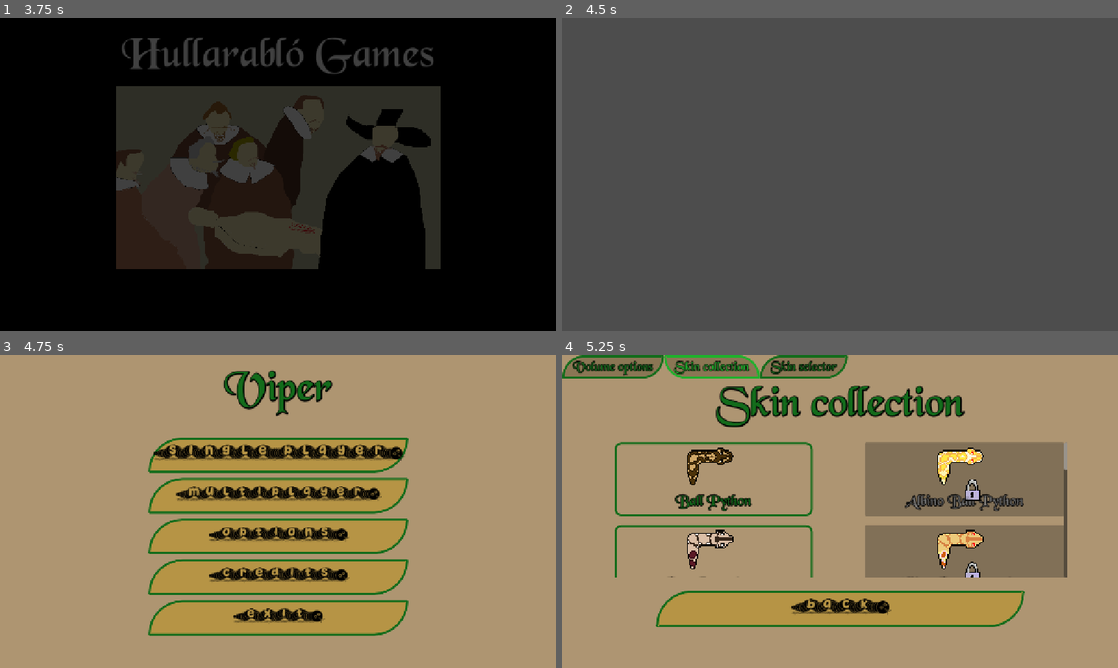
Above: before the commit, frames 1-4 (two rows, left to right).
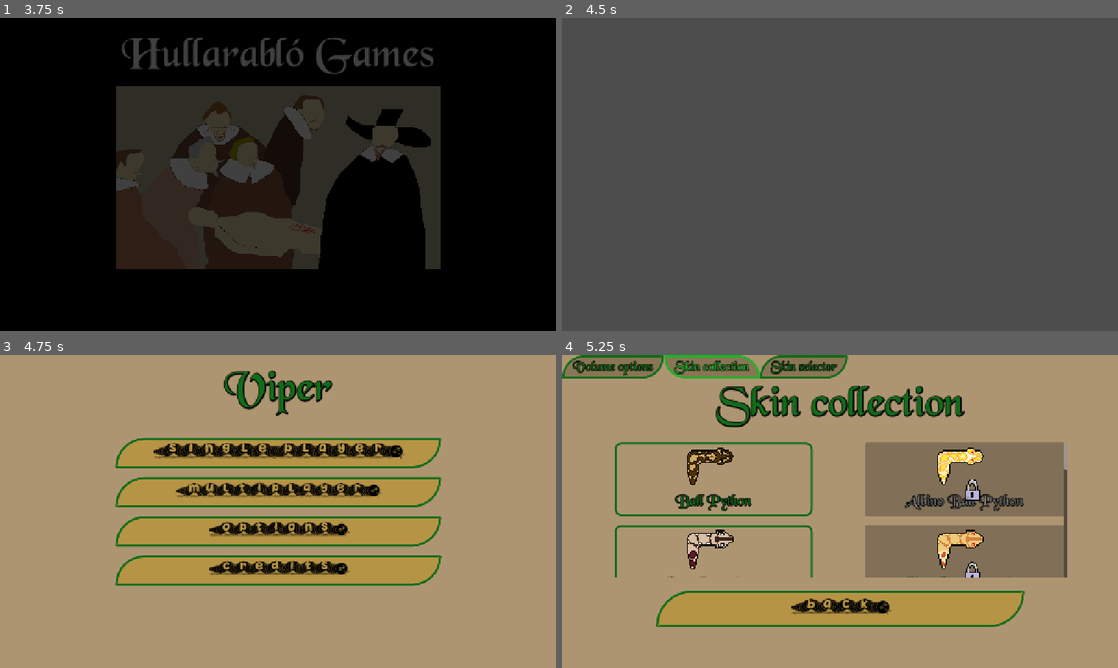
Above: after the commit, the same moments.

Repository: B-nce/Snake
Game: Godot game, scene res://scenes/logo_splash_scene/logo.tscn
The game is run twice, just before and just after one commit, with the same random seed, the same clock (stepped at 60 frames per second) and the same inputs.
Inputs:
- Up to frame 1 (3.75 s): tap Enter at 0.5, 2.75 s; tap Space at 2 s
- Up to frame 2 (4.5 s): tap Space at 4.25 s
- Up to frame 3 (4.75 s): no input
- Up to frame 4 (5.25 s): click "(Options)" at 5 s

Frames 1-2 are identical in both runs. In frame 3, 23% of the frame differs, in the area x 20-80%, y 26-90%; in frame 4, nothing differs.

Commit message:
day 0 fixes

Diff:
--- a/snake/scenes/level_5/level_5.tscn
+++ b/snake/scenes/level_5/level_5.tscn
@@ -53,7 +53,4 @@
 [node name="FirstApple" parent="Level" index="12"]
 position = Vector2(144, 160)
 
-[node name="PauseScene" parent="Level" index="13"]
-visible = false
-
 [editable path="Level"]
--- a/snake/scenes/level_6/level_6.tscn
+++ b/snake/scenes/level_6/level_6.tscn
@@ -54,9 +54,6 @@
 [node name="FirstApple" parent="Level" index="12"]
 position = Vector2(144, 160)
 
-[node name="PauseScene" parent="Level" index="13"]
-visible = false
-
 [node name="LevelTheme" parent="Level" index="14"]
 stream = ExtResource("2_40yeo")
 
--- a/snake/scenes/main_menu_scene/main_menu.tscn
+++ b/snake/scenes/main_menu_scene/main_menu.tscn
@@ -57,16 +57,17 @@
 anchor_right = 0.5
 anchor_bottom = 0.5
 offset_left = -299.0
-offset_top = -171.0
+offset_top = -165.0
 offset_right = 299.0
-offset_bottom = 285.0
+offset_bottom = 165.0
 grow_horizontal = 2
 grow_vertical = 2
-theme_override_constants/separation = 12
+theme_override_constants/separation = 20
 
 [node name="Button" type="Button" parent="VBoxContainer"]
+custom_minimum_size = Vector2(750, 70)
 layout_mode = 2
-size_flags_vertical = 3
+size_flags_vertical = 6
 focus_mode = 0
 theme_override_colors/font_hover_color = Color(0.0745098, 0.423529, 0.105882, 1)
 theme_override_colors/font_color = Color(0, 0, 0, 1)
@@ -80,8 +81,9 @@
 text = "(Single Player)"
 
 [node name="Button2" type="Button" parent="VBoxContainer"]
+custom_minimum_size = Vector2(750, 70)
 layout_mode = 2
-size_flags_vertical = 3
+size_flags_vertical = 6
 focus_mode = 0
 theme_override_colors/font_hover_color = Color(0.0745098, 0.423529, 0.105882, 1)
 theme_override_colors/font_color = Color(0, 0, 0, 1)
@@ -95,8 +97,9 @@
 text = "(multiplayer)"
 
 [node name="Button3" type="Button" parent="VBoxContainer"]
+custom_minimum_size = Vector2(750, 70)
 layout_mode = 2
-size_flags_vertical = 3
+size_flags_vertical = 6
 focus_mode = 0
 theme_override_colors/font_hover_color = Color(0.0745098, 0.423529, 0.105882, 1)
 theme_override_colors/font_color = Color(0, 0, 0, 1)
@@ -110,8 +113,9 @@
 text = "(Options)"
 
 [node name="Button4" type="Button" parent="VBoxContainer"]
+custom_minimum_size = Vector2(750, 70)
 layout_mode = 2
-size_flags_vertical = 3
+size_flags_vertical = 6
 focus_mode = 0
 theme_override_colors/font_hover_color = Color(0.0745098, 0.423529, 0.105882, 1)
 theme_override_colors/font_color = Color(0, 0, 0, 1)
@@ -123,21 +127,6 @@
 theme_override_styles/pressed = SubResource("StyleBoxFlat_06t4h")
 theme_override_styles/normal = SubResource("StyleBoxFlat_rhts7")
 text = "(Credits)"
-
-[node name="Button5" type="Button" parent="VBoxContainer"]
-layout_mode = 2
-size_flags_vertical = 3
-focus_mode = 0
-theme_override_colors/font_hover_color = Color(0.0745098, 0.423529, 0.105882, 1)
-theme_override_colors/font_color = Color(0, 0, 0, 1)
-theme_override_colors/font_focus_color = Color(0.0745098, 0.423529, 0.105882, 1)
-theme_override_colors/font_pressed_color = Color(0, 0, 0, 1)
-theme_override_fonts/font = ExtResource("1_7vrkn")
-theme_override_font_sizes/font_size = 50
-theme_override_styles/hover = SubResource("StyleBoxFlat_06t4h")
-theme_override_styles/pressed = SubResource("StyleBoxFlat_06t4h")
-theme_override_styles/normal = SubResource("StyleBoxFlat_rhts7")
-text = "(Exit)"
 
 [node name="Label" type="Label" parent="."]
 layout_mode = 1
@@ -160,4 +149,3 @@
 [connection signal="pressed" from="VBoxContainer/Button2" to="." method="_on_multi_player_pressed"]
 [connection signal="pressed" from="VBoxContainer/Button3" to="." method="_on_options_pressed"]
 [connection signal="pressed" from="VBoxContainer/Button4" to="." method="_on_credits_pressed"]
-[connection signal="pressed" from="VBoxContainer/Button5" to="." method="_on_exit_pressed"]
--- a/snake/scenes/options_scene/options.gd
+++ b/snake/scenes/options_scene/options.gd
@@ -42,8 +42,9 @@
 func build_list() -> void:
 	var i: int = 0
 	for child: SnakeSkinPanel in %ContainerColumn.get_children():
-		skin_dictionary[i] = child.skin_path
-		i += 1
+		if !child.get_button_disability():
+			skin_dictionary[i] = child.skin_path
+			i += 1
 	for child: SnakeSkinPanel in %ContainerColumn2.get_children():
 		if !child.get_button_disability():
 			skin_dictionary[i] = child.skin_path
--- a/snake/scenes/options_scene/options.tscn
+++ b/snake/scenes/options_scene/options.tscn
@@ -219,33 +219,9 @@
 theme_override_icons/checked = ExtResource("4_xwbtl")
 theme_override_icons/unchecked = ExtResource("5_hxipp")
 
-[node name="HBoxContainer3" type="HBoxContainer" parent="TabContainer/Volume options/VBoxContainer"]
-layout_mode = 2
-
-[node name="Label4" type="Label" parent="TabContainer/Volume options/VBoxContainer/HBoxContainer3"]
-layout_mode = 2
-size_flags_vertical = 1
-theme_override_colors/font_color = Color(0.0745098, 0.423529, 0.105882, 1)
-theme_override_colors/font_shadow_color = Color(0, 0, 0, 1)
-theme_override_constants/shadow_outline_size = 10
-theme_override_fonts/font = ExtResource("1_biovg")
-theme_override_font_sizes/font_size = 40
-text = "Resolution:"
-
-[node name="Resolutions" type="OptionButton" parent="TabContainer/Volume options/VBoxContainer/HBoxContainer3"]
-layout_mode = 2
-selected = 2
-item_count = 3
-popup/item_0/text = "1920 x 1080"
-popup/item_0/id = 0
-popup/item_1/text = "1600 x 900"
-popup/item_1/id = 1
-popup/item_2/text = "1280 x 720"
-popup/item_2/id = 2
-
 [node name="BackButton" type="Button" parent="TabContainer/Volume options/VBoxContainer"]
 layout_mode = 2
-size_flags_vertical = 3
+size_flags_vertical = 6
 focus_mode = 0
 theme_override_colors/font_hover_color = Color(0.0745098, 0.423529, 0.105882, 1)
 theme_override_colors/font_color = Color(0, 0, 0, 1)
@@ -532,7 +508,6 @@
 
 [connection signal="value_changed" from="TabContainer/Volume options/VBoxContainer/HBoxContainer/VolumeSlider" to="." method="_on_h_slider_value_changed"]
 [connection signal="toggled" from="TabContainer/Volume options/VBoxContainer/HBoxContainer2/MuteBox" to="." method="_on_check_box_toggled"]
-[connection signal="item_selected" from="TabContainer/Volume options/VBoxContainer/HBoxContainer3/Resolutions" to="." method="_on_resolutions_item_selected"]
 [connection signal="pressed" from="TabContainer/Volume options/VBoxContainer/BackButton" to="." method="_on_back_button_pressed"]
 [connection signal="pressed" from="TabContainer/Skin collection/BackButton" to="." method="_on_back_button_pressed"]
 [connection signal="pressed" from="TabContainer/Skin selector/BackButton" to="." method="_on_back_button_pressed"]
--- a/snake/scenes/player/player.gd
+++ b/snake/scenes/player/player.gd
@@ -141,6 +141,7 @@
 
 
 func _take_damage() -> void:
+	$CollisionSound.play()
 	health_points -= 1
 	if health_points <= 0:
 		%Stars.visible = true
--- a/snake/scenes/player/player.tscn
+++ b/snake/scenes/player/player.tscn
@@ -1,8 +1,9 @@
-[gd_scene load_steps=9 format=3 uid="uid://iocv5fo1fth5"]
+[gd_scene load_steps=10 format=3 uid="uid://iocv5fo1fth5"]
 
 [ext_resource type="Script" uid="uid://chxrivw74ah0o" path="res://scenes/player/player.gd" id="1_onrkg"]
 [ext_resource type="PackedScene" uid="uid://gvkc474jnny4" path="res://scenes/stars/stars.tscn" id="2_dovo2"]
 [ext_resource type="AudioStream" uid="uid://bn8mxkyv113ms" path="res://assets/sounds/apple_eaten.wav" id="3_gmlin"]
+[ext_resource type="AudioStream" uid="uid://ds3x7702imm1k" path="res://assets/sounds/collision.wav" id="4_0owmy"]
 [ext_resource type="AudioStream" uid="uid://bbuo5tdm8okbm" path="res://assets/sounds/turn_1.wav" id="4_75vfm"]
 [ext_resource type="AudioStream" uid="uid://cbrfltesyhevb" path="res://assets/sounds/turn_2.wav" id="5_0owmy"]
 [ext_resource type="AudioStream" uid="uid://epxdxvryp3yf" path="res://assets/sounds/turn_3.wav" id="6_qek5x"]
@@ -39,6 +40,9 @@
 [node name="EatingSound" type="AudioStreamPlayer" parent="."]
 stream = ExtResource("3_gmlin")
 
+[node name="CollisionSound" type="AudioStreamPlayer" parent="."]
+stream = ExtResource("4_0owmy")
+
 [node name="DirectionChangeSound" type="AudioStreamPlayer" parent="."]
 stream = SubResource("AudioStreamRandomizer_gmlin")
 
--- a/snake/scenes/snake_skin_panel/snake_skin_panel.gd
+++ b/snake/scenes/snake_skin_panel/snake_skin_panel.gd
@@ -22,6 +22,6 @@
 
 
 func change_skin(new_skin_path: String) -> void:
-	%SnakeSkinDisplayer.snake_skin = ImageTexture.create_from_image(Image.load_from_file(new_skin_path))
+	%SnakeSkinDisplayer.snake_skin = ResourceLoader.load(new_skin_path)
 	%SnakeSkinDisplayer.draw_after_texture()
 	skin_path = new_skin_path
Not shown, added: snake/assets/sounds/collision.wav.import
Not shown, changed: snake/export_presets.cfg
Not shown, added: snake/assets/sounds/collision.wav
